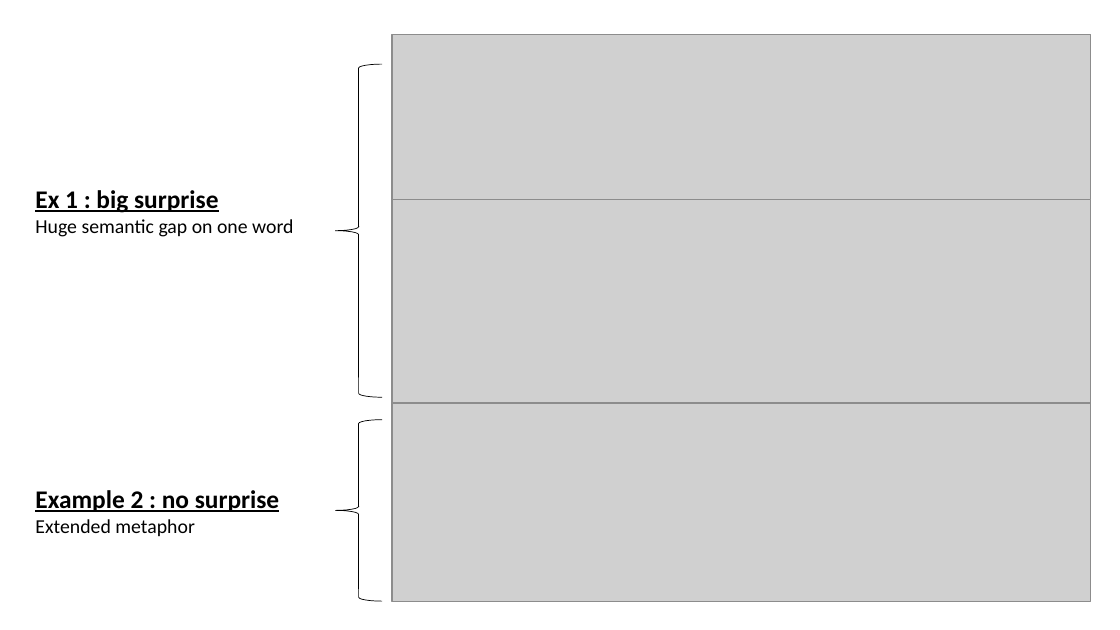
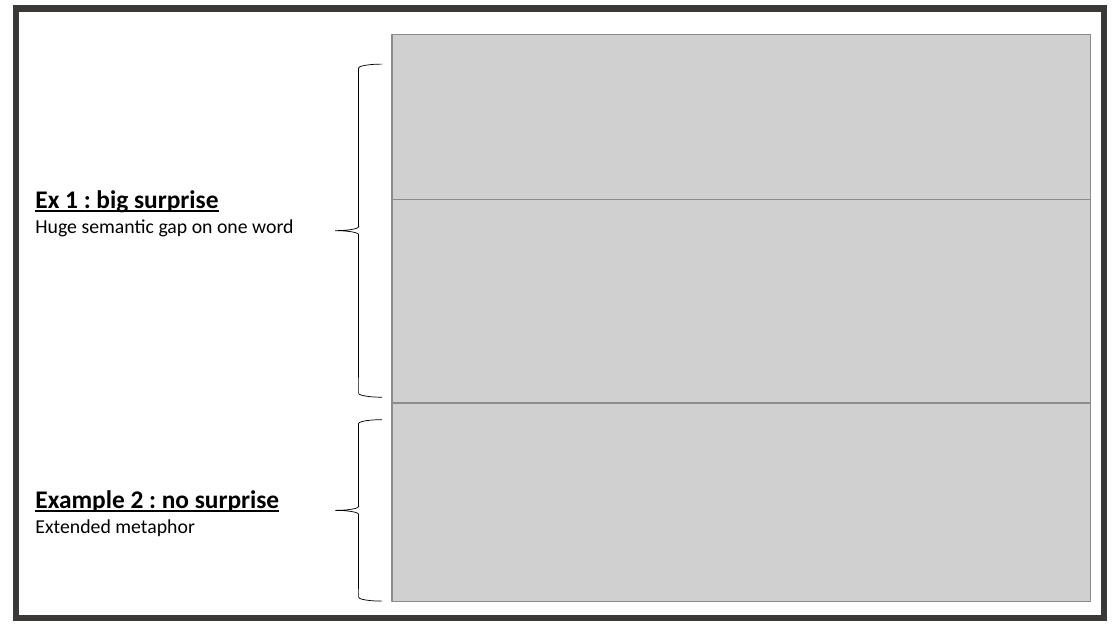
Before and after one commit to PierrickLeroy/bertaphore, a slide deck: slide 1 of images/images.odp. Drawn at 1120x630 pixels with LibreOffice and Linux fonts; fonts in the diff are those of the drawing; grey boxes stand for pictures. Boxes give left, top, right and bottom in pixels: in the first picture for what was removed or moved away, otherwise in the second. Text is boxed around its words. In the diff, an @@ line names an element or a change of style, - is before the commit and + after.

```diff
--- a/images/images.odp
+++ b/images/images.odp
@@ freeform shape added at (16, 8, 1105, 618), fill #FFFFFF, outline #3B3838 4.51 pt @@
```
Also in this commit, not shown: 1 other file.
